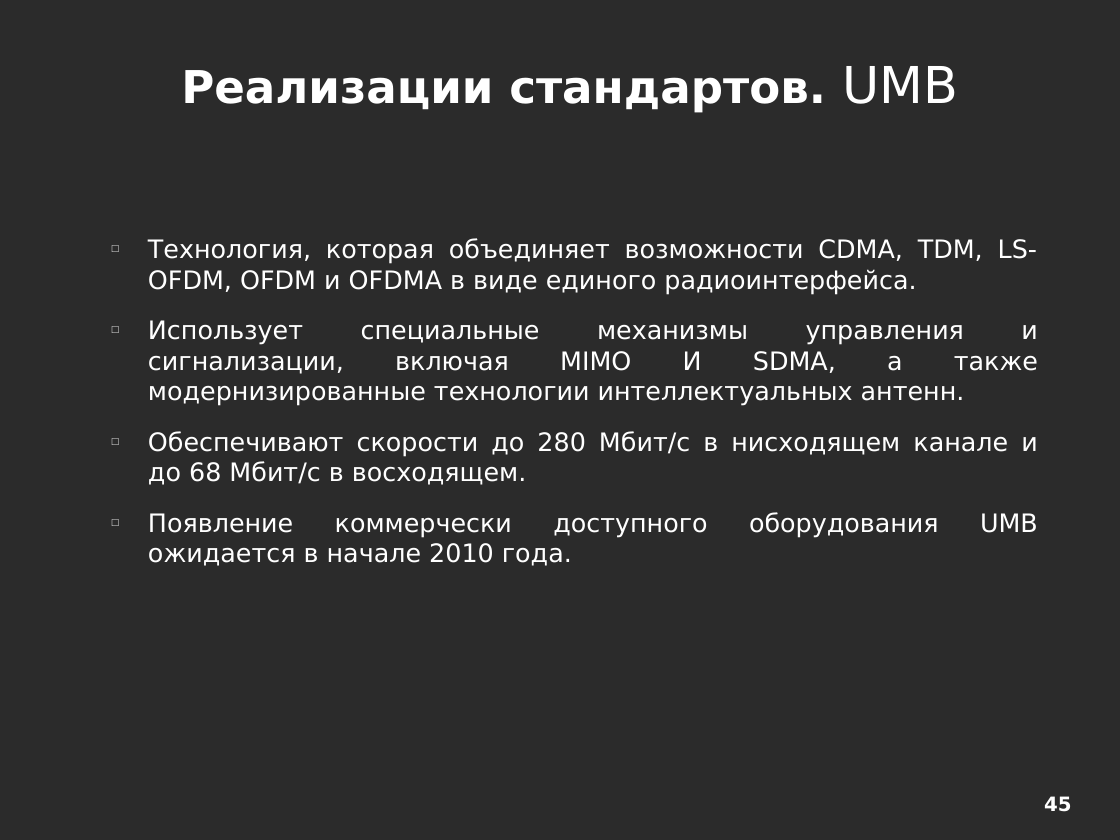
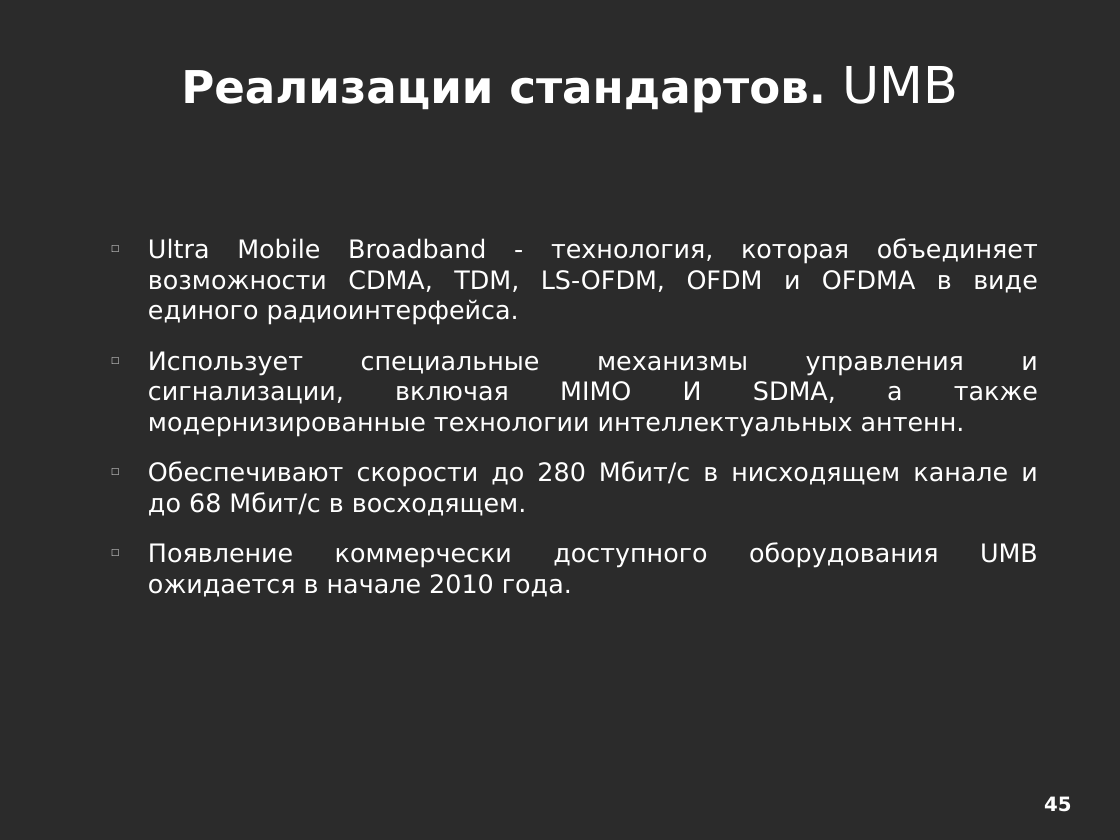
Before and after one commit to aeremenok/a-team-777, a slide deck: slide 45 of 10/smm/doc/eav_wireless.odp. Drawn at 1120x840 pixels with LibreOffice and Linux fonts; fonts in the diff are those of the drawing; background and template pictures are left out; a plain dark background stands for a picture behind light text. Boxes give left, top, right and bottom in pixels: in the first picture for what was removed or moved away, otherwise in the second. Text is boxed around its words. In the diff, an @@ line names an element or a change of style, - is before the commit and + after.

```diff
--- a/10/smm/doc/eav_wireless.odp
+++ b/10/smm/doc/eav_wireless.odp
@@ text at <box>148,238,1038,325</box>: text changed @@
-□ Технология, которая объединяет возможности CDMA, TDM, LS-OFDM, OFDM и OFDMA в виде единого радиоинтерфейса.
+□ Ultra Mobile Broadband - технология, которая объединяет возможности CDMA, TDM, LS-OFDM, OFDM и OFDMA в виде единого радиоинтерфейса.
```
Also in this commit, not shown: 1 other slide changed.
